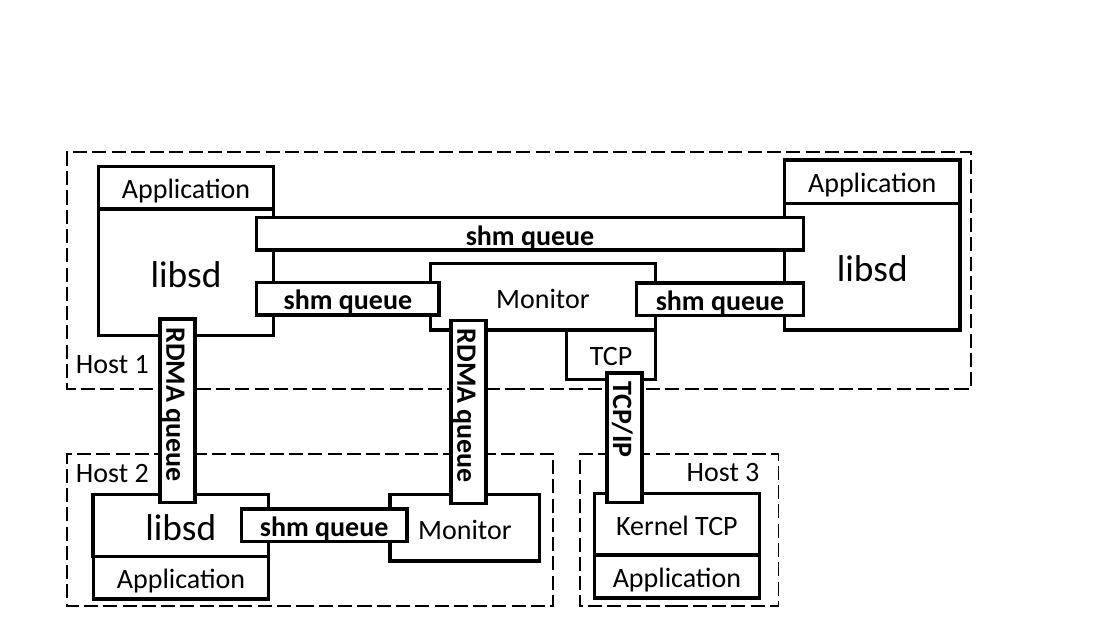
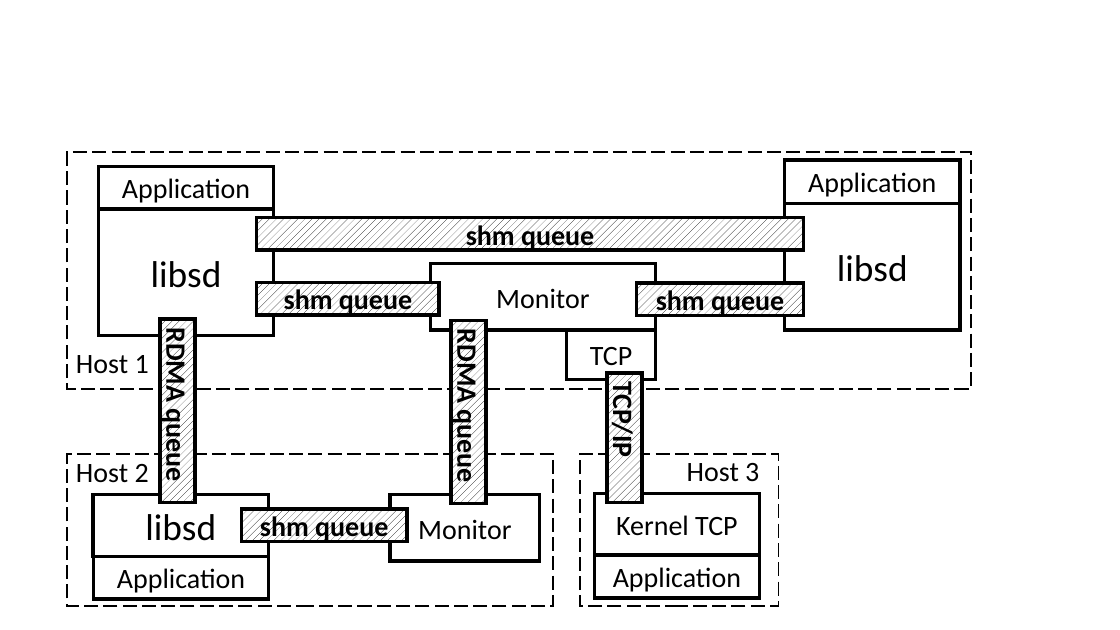
Before and after one commit to bojieli/SocksDirect-paper, a slide deck: slide 1 of images/architecture_new.pptx. Drawn at 1120x630 pixels with LibreOffice and Linux fonts; fonts in the diff are those of the drawing. Boxes give left, top, right and bottom in pixels: in the first picture for what was removed or moved away, otherwise in the second. Text is boxed around its words. In the diff, an @@ line names an element or a change of style, - is before the commit and + after.

```diff
--- a/images/architecture_new.pptx
+++ b/images/architecture_new.pptx
@@ rectangle "Host 3" resized from (x1=687, y1=463, x2=759, y2=482) to (x1=607, y1=450, x2=768, y2=492) @@
@@ fill #FFFFFF to pattern #000000 on #FFFFFF in 7 elements at (x1=257, y1=282, x2=439, y2=315), (x1=637, y1=283, x2=804, y2=316), (x1=160, y1=319, x2=196, y2=502), (x1=607, y1=373, x2=643, y2=502), (x1=257, y1=218, x2=804, y2=250), (x1=451, y1=320, x2=486, y2=503), (x1=242, y1=509, x2=408, y2=542) @@
```
Also in this commit, not shown: 1 other file.
